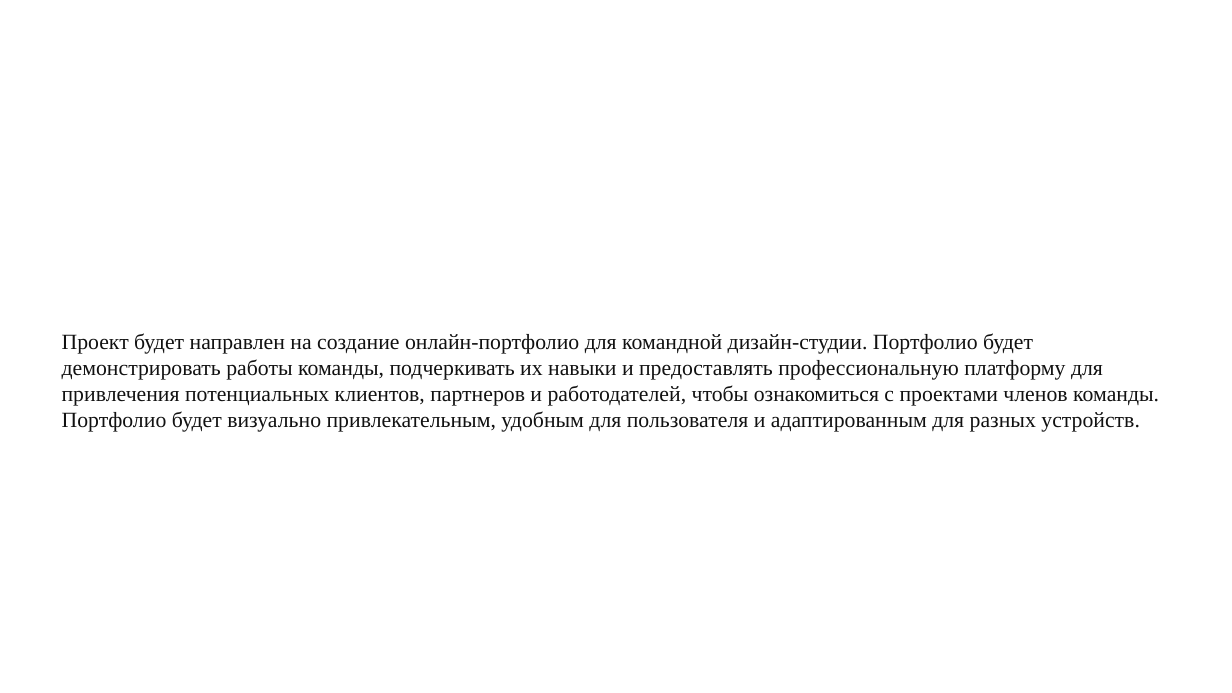
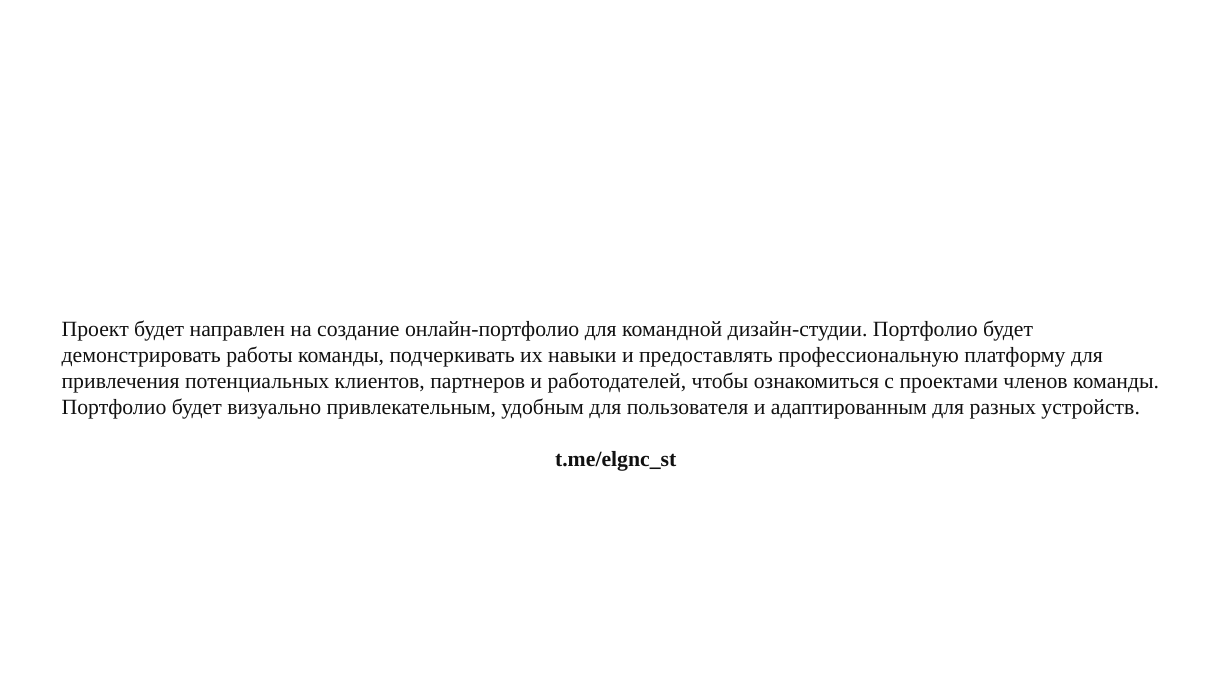
Before and after one commit to alwaysnervous/lorem_ipsum, a slide deck: slide 2 of Documenation/Презентация.pptx. Drawn at 1232x693 pixels with LibreOffice and Linux fonts; fonts in the diff are those of the drawing. Boxes give left, top, right and bottom in pixels: in the first picture for what was removed or moved away, otherwise in the second. Text is boxed around its words. In the diff, an @@ line names an element or a change of style, - is before the commit and + after.

Commit message:
presentation

```diff
--- a/Documenation/Презентация.pptx
+++ b/Documenation/Презентация.pptx
@@ subtitle at [555,451,676,471]: paragraph added @@
+t.me/elgnc_st
```
